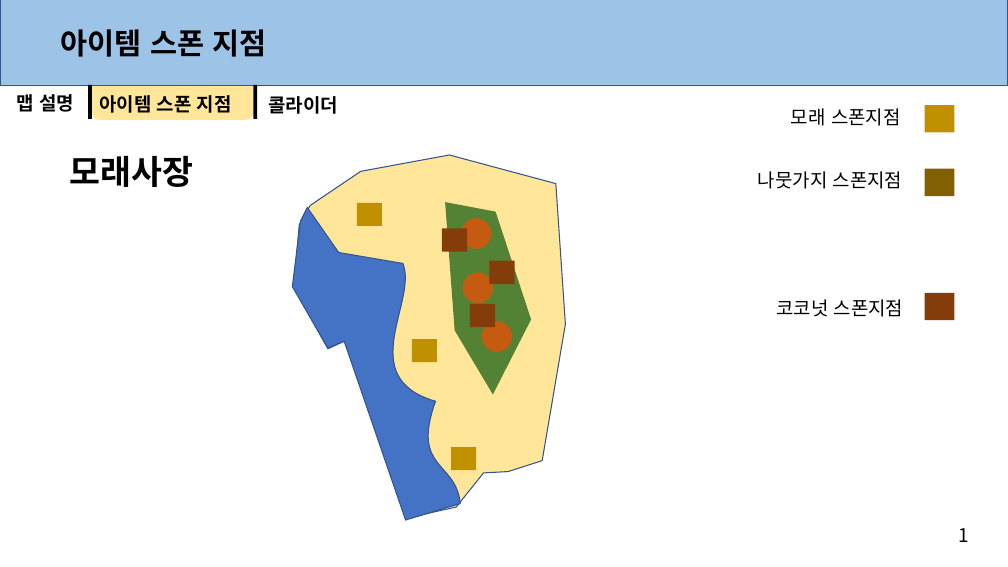
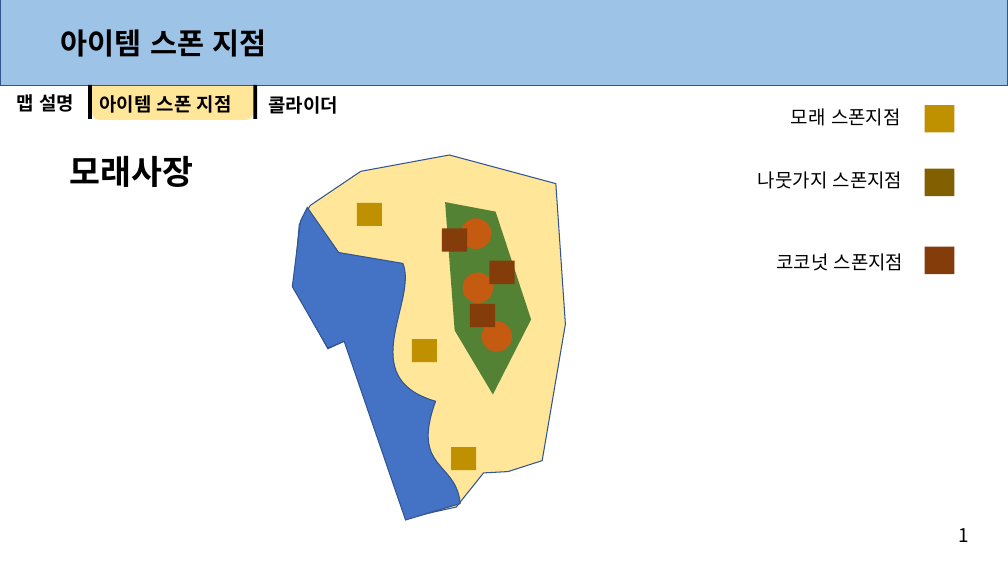
Before and after one commit to anglik0370/EscapeIsland, a slide deck: slide 6 of Document/맵/맵.pptx. Drawn at 1008x567 pixels with LibreOffice and Linux fonts; fonts in the diff are those of the drawing. Boxes give left, top, right and bottom in pixels: in the first picture for what was removed or moved away, otherwise in the second. Text is boxed around its words. In the diff, an @@ line names an element or a change of style, - is before the commit and + after.

```diff
--- a/Document/맵/맵.pptx
+++ b/Document/맵/맵.pptx
@@ text "코코넛 스폰지점" moved from (x1=776, y1=299, x2=904, y2=317) to (x1=776, y1=253, x2=904, y2=271) @@
@@ rectangle moved from (x1=925, y1=293, x2=954, y2=321) to (x1=925, y1=247, x2=954, y2=274) @@
```
Also in this commit, not shown: 1 other slide changed, 1 other file.
